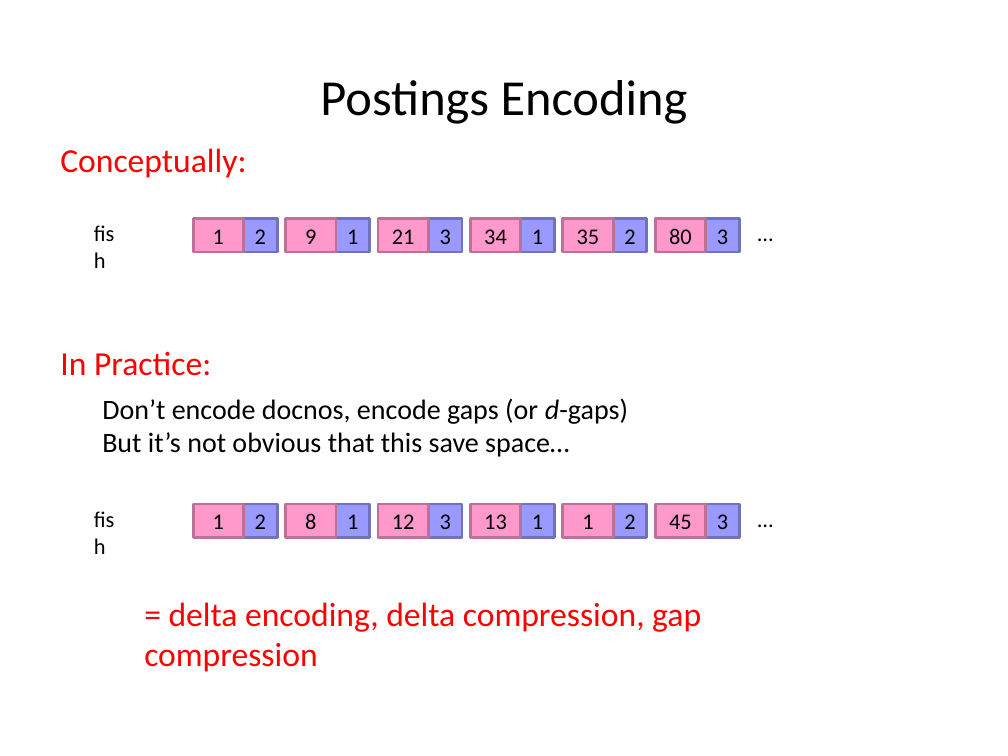
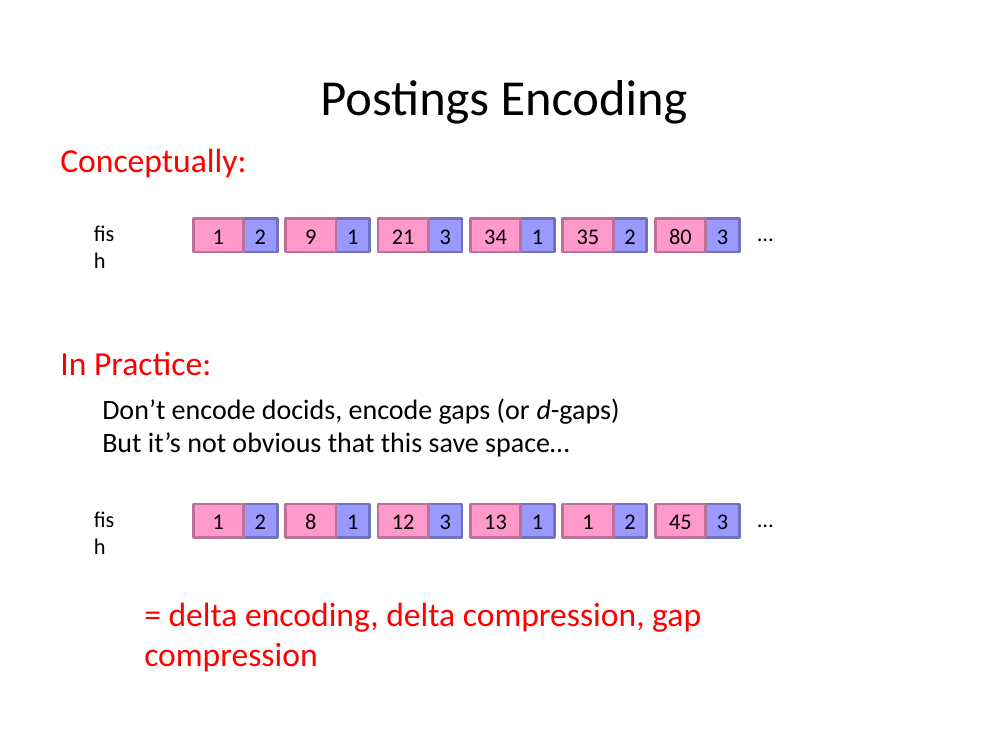
Before and after one commit to lintool/bigdata-2018w, a slide deck: slide 15 of slides/didp-part03b.pptx. Drawn at 1008x756 pixels with LibreOffice and Linux fonts; fonts in the diff are those of the drawing. Boxes give left, top, right and bottom in pixels: in the first picture for what was removed or moved away, otherwise in the second. Text is boxed around its words. In the diff, an @@ line names an element or a change of style, - is before the commit and + after.

Commit message:
Minor tweaks to slides.

```diff
--- a/slides/didp-part03b.pptx
+++ b/slides/didp-part03b.pptx
@@ text at (x1=102, y1=398, x2=620, y2=424): text changed @@
-Don’t encode docnos, encode gaps (or d-gaps)
+Don’t encode docids, encode gaps (or d-gaps)
```
Also in this commit, not shown: 2 other slides changed, 1 slide added, 1 other file.
